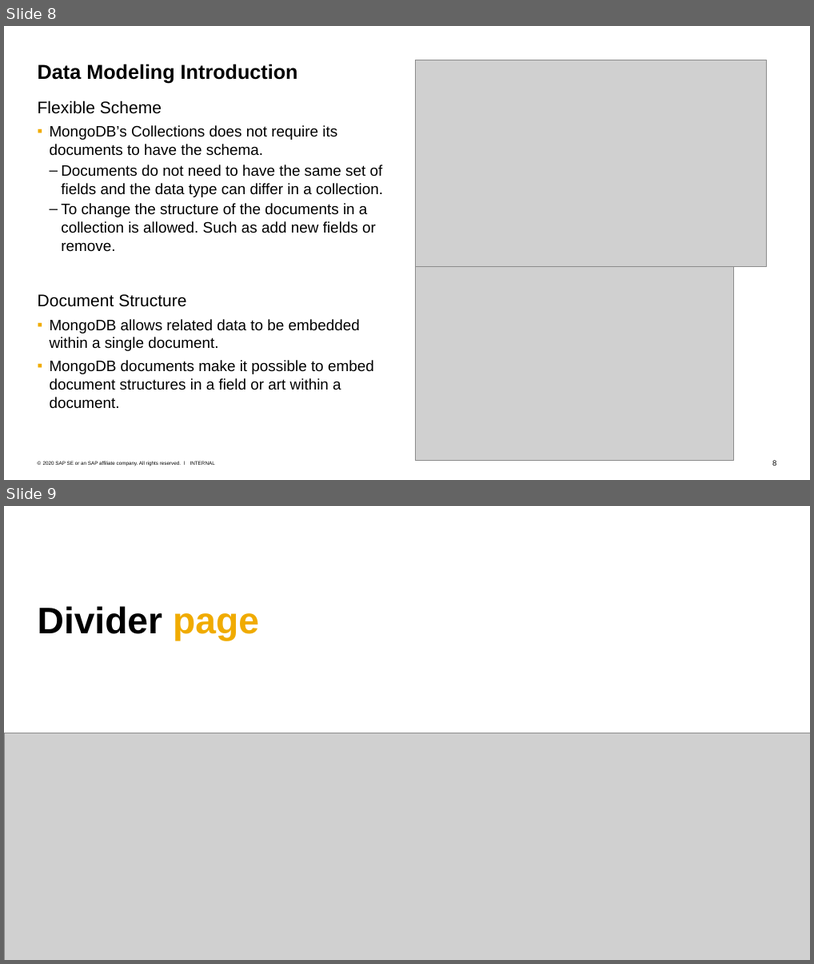
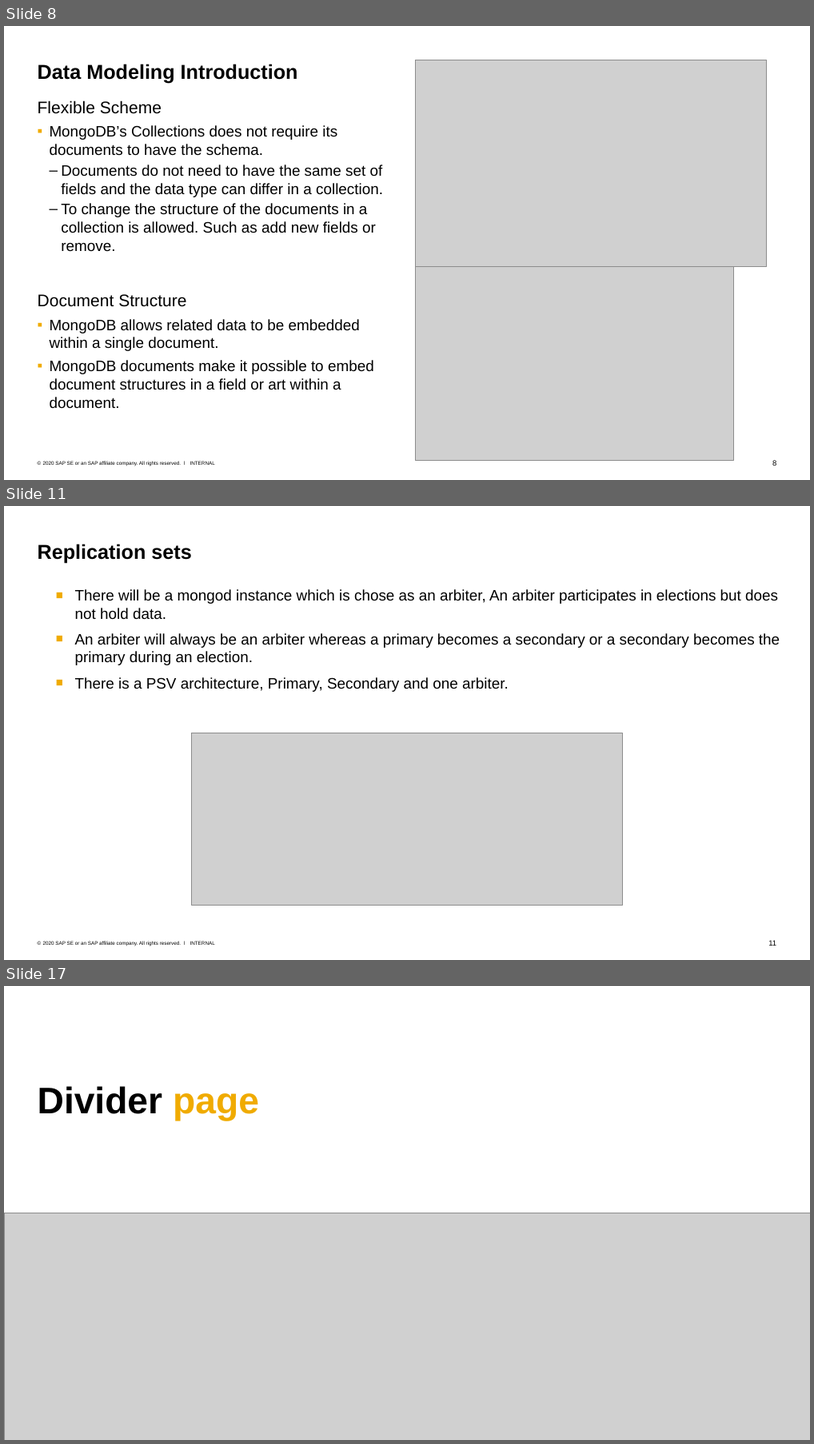
Before and after one commit to Voidkai/Survey_on_NoSQL, a slide deck: NoSQL/The_survey_on_MongoDB.pptx. Shown one above the other, each under a label of ours: slides 8 and 9 before the commit, slides 8, 11 and 17 after it; the slides between them are not shown. The pictures are 814x964 and 814x1444 pixels, drawn with LibreOffice and Linux fonts; fonts in the diff are those of the drawing; grey boxes stand for pictures. Boxes give left, top, right and bottom in pixels: in the first picture for what was removed or moved away, otherwise in the second. Text is boxed around its words. In the diff, an @@ line names an element or a change of style, - is before the commit and + after.

```diff
--- a/NoSQL/The_survey_on_MongoDB.pptx
+++ b/NoSQL/The_survey_on_MongoDB.pptx
@@ slide 11 added at (x1=4, y1=506, x2=810, y2=960), background #FFFFFF; not listed: 3 template elements that a slide beside it also shows @@
@@ title added at (x1=38, y1=544, x2=191, y2=564), 24 pt, text #000000, bold @@
+Replication sets
@@ text added at (x1=75, y1=589, x2=780, y2=692), 18 pt, text #000000 @@
+■ There will be a mongod instance which is chose as an arbiter, An arbiter participates in elections but does not hold data.
+■ An arbiter will always be an arbiter whereas a primary becomes a secondary or a secondary becomes the primary during an election.
+■ There is a PSV architecture, Primary, Secondary and one arbiter.
@@ picture added at (x1=192, y1=732, x2=623, y2=904) @@
@@ what was slide 9 is now slide 17 @@
```
Also in this commit, not shown: 1 slide changed, 7 other slides added.
